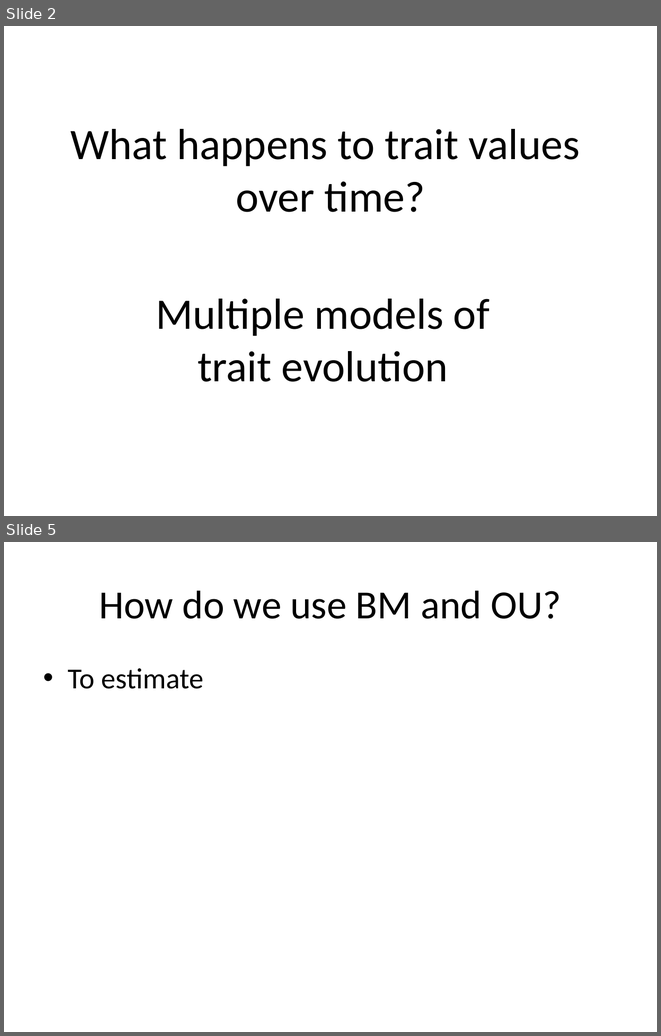
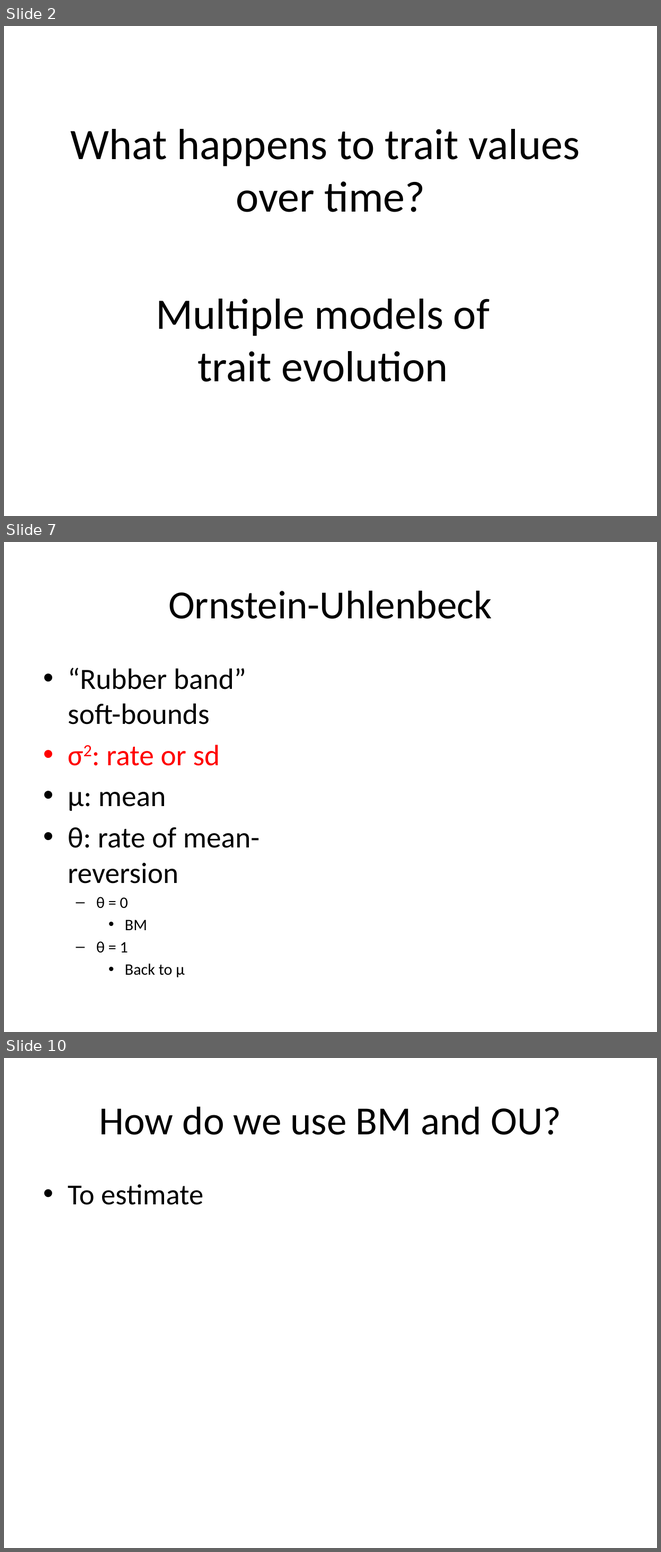
Before and after one commit to jonchang/brownian-bottlenecks, a slide deck: bottleneck_pres.pptx. Shown one above the other, each under a label of ours: slides 2 and 5 before the commit, slides 2, 7 and 10 after it; the slides between them are not shown. The pictures are 661x1036 and 661x1552 pixels, drawn with LibreOffice and Linux fonts; fonts in the diff are those of the drawing. Boxes give left, top, right and bottom in pixels: in the first picture for what was removed or moved away, otherwise in the second. Text is boxed around its words. In the diff, an @@ line names an element or a change of style, - is before the commit and + after.

```diff
--- a/bottleneck_pres.pptx
+++ b/bottleneck_pres.pptx
@@ slide 7 added at box(4, 542, 657, 1032), background #FFFFFF @@
@@ title added at box(168, 590, 492, 619), 44 pt, text #000000 @@
+Ornstein-Uhlenbeck
@@ text added at box(68, 668, 259, 977), 32.4 pt, text #000000 @@
+• “Rubber band” soft-bounds
+• σ2: rate or sd
+• μ: mean
+• θ: rate of mean-reversion
+  – θ = 0
+    • BM
+  – θ = 1
+    • Back to μ
@@ what was slide 5 is now slide 10 @@
```
Also in this commit, not shown: 3 slides changed, 11 other slides added, 2 slides removed.
